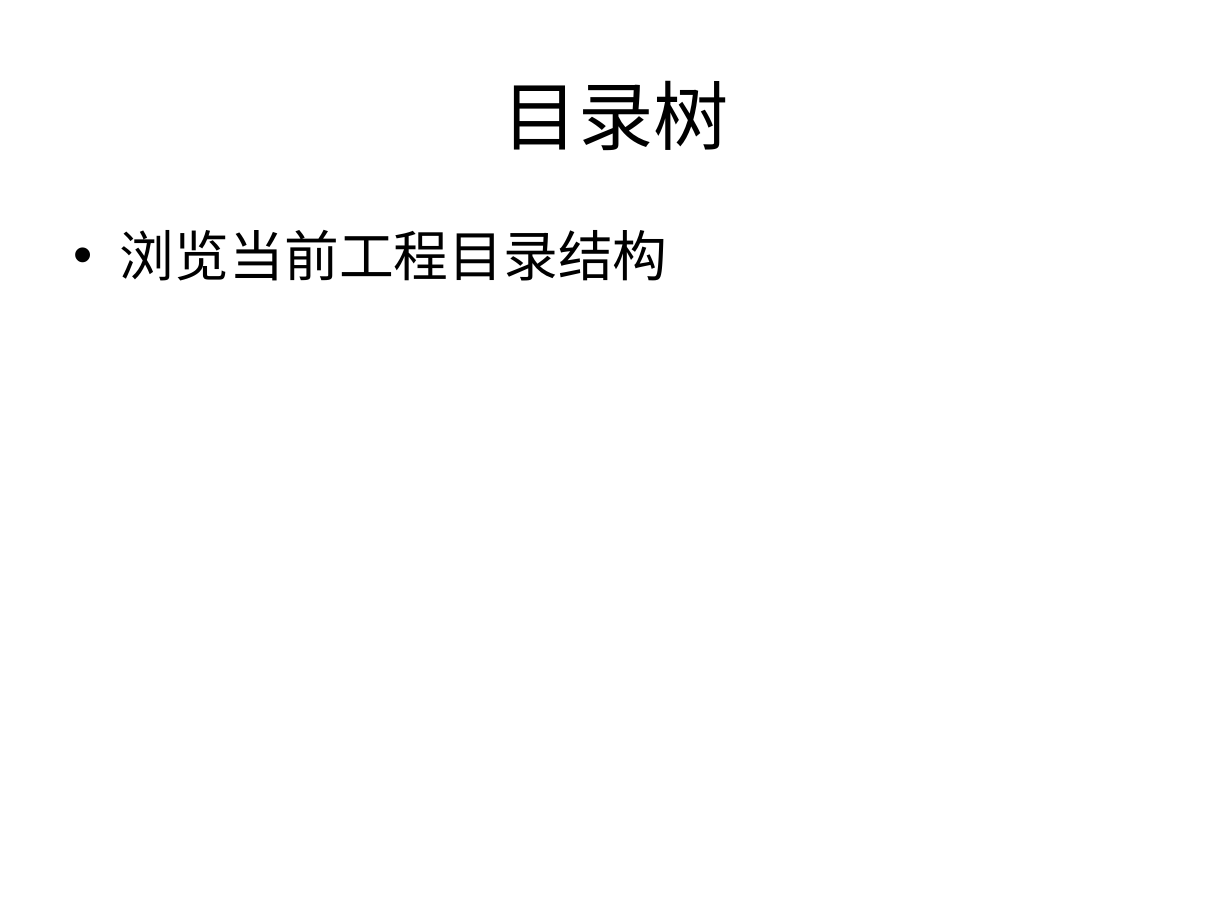
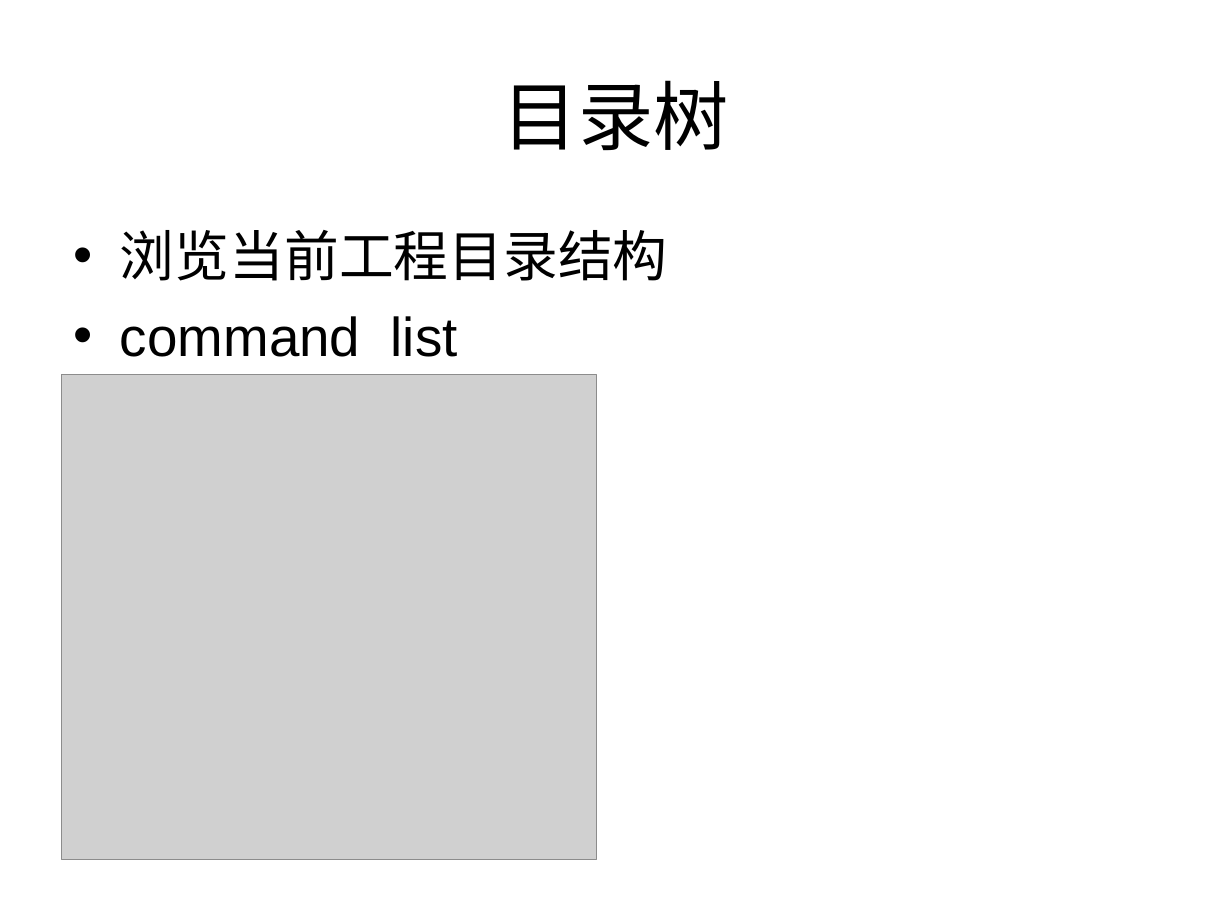
Before and after one commit to 306808700/hcs, a slide deck: slide 7 of 1.0/guide/HCS 基于chrome的命令行的编辑工具.ppt. Drawn at 1232x924 pixels with LibreOffice and Linux fonts; fonts in the diff are those of the drawing; grey boxes stand for pictures. Boxes give left, top, right and bottom in pixels: in the first picture for what was removed or moved away, otherwise in the second. Text is boxed around its words. In the diff, an @@ line names an element or a change of style, - is before the commit and + after.

```diff
--- a/1.0/guide/HCS 基于chrome的命令行的编辑工具.ppt
+++ b/1.0/guide/HCS 基于chrome的命令行的编辑工具.ppt
@@ text at bbox=[120, 316, 458, 357]: paragraph added @@
+• command list
@@ picture added at bbox=[62, 375, 596, 860] @@
```
Also in this commit, not shown: 4 other slides changed, 4 slides added, 2 slides removed, 6 other files.
